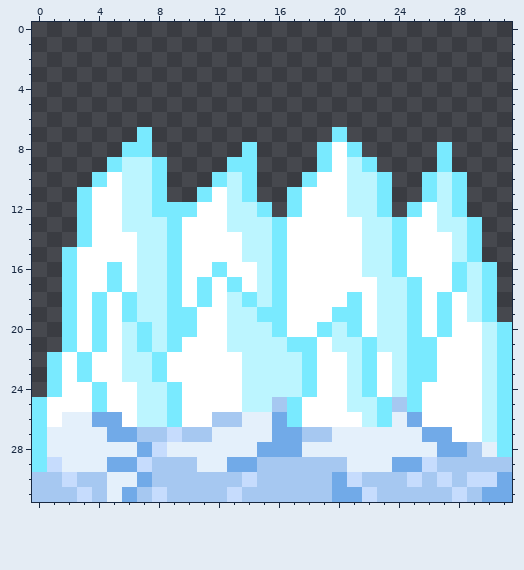
Two versions of one pixel-art sprite, Assets/Resources/Sprites/Tilemaps/Spikes/tile_spikes_tundra.png. Above is the file before it was changed.
The file is 32x32 pixels.
And afterwards:
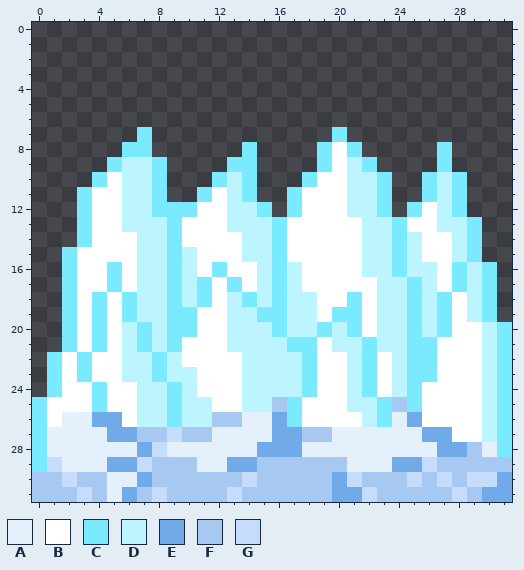
Palette (. is transparent): A #e4f0fb  B #ffffff  C #79eaff  D #bcf5ff  E #71aae8  F #a6c8f1  G #c6dcfd
What changed:
y 14: x 25 B -> D
y 15: x 10 B -> D; x 25 B -> D
y 16: x 10 B -> D; x 17 B -> D; x 25..26 BB -> DD
y 17: x 10 B -> D; x 17 B -> D; x 26 B -> D
y 18: x 10 B -> D; x 17..18 BB -> DD; x 26 B -> D
y 19..20: x 17..18 BB -> DD; x 26 B -> D
y 22: x 9 B -> D
y 23: x 9..10 BB -> DD
y 24: x 10 B -> D
y 25..26: x 10..11 BB -> DD
Pixel boxes of the changes (left, top, right, bottom) in both pictures:
changed: (407, 232, 437, 337)
changed: (167, 247, 212, 427)
changed: (287, 262, 317, 337)
